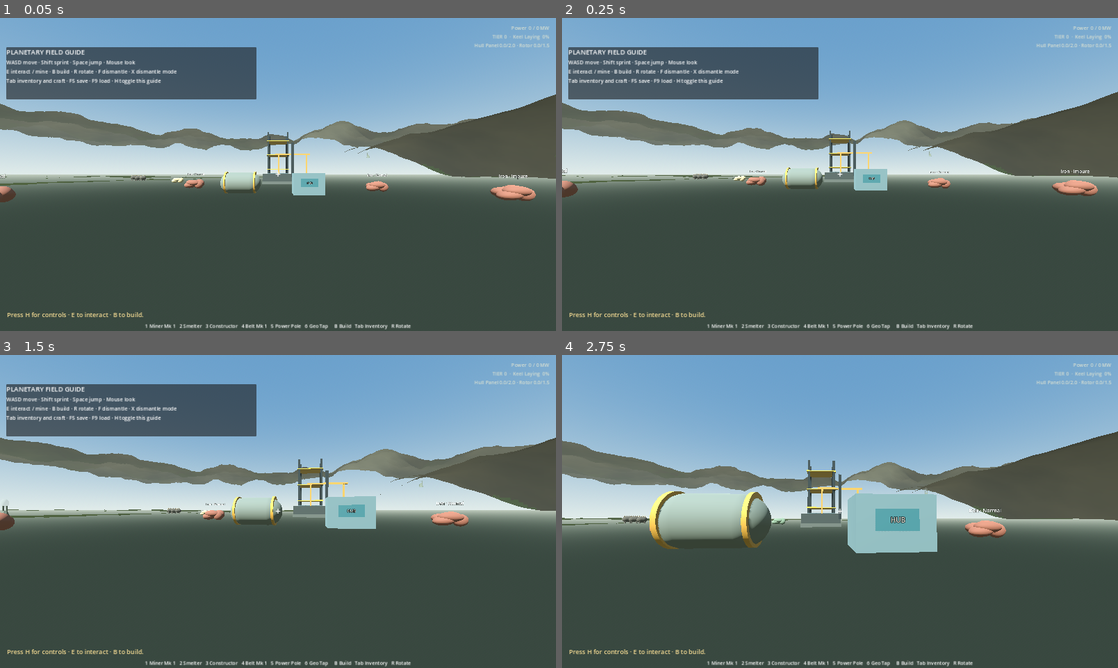
Above: before the commit, frames 1-4 (two rows, left to right).
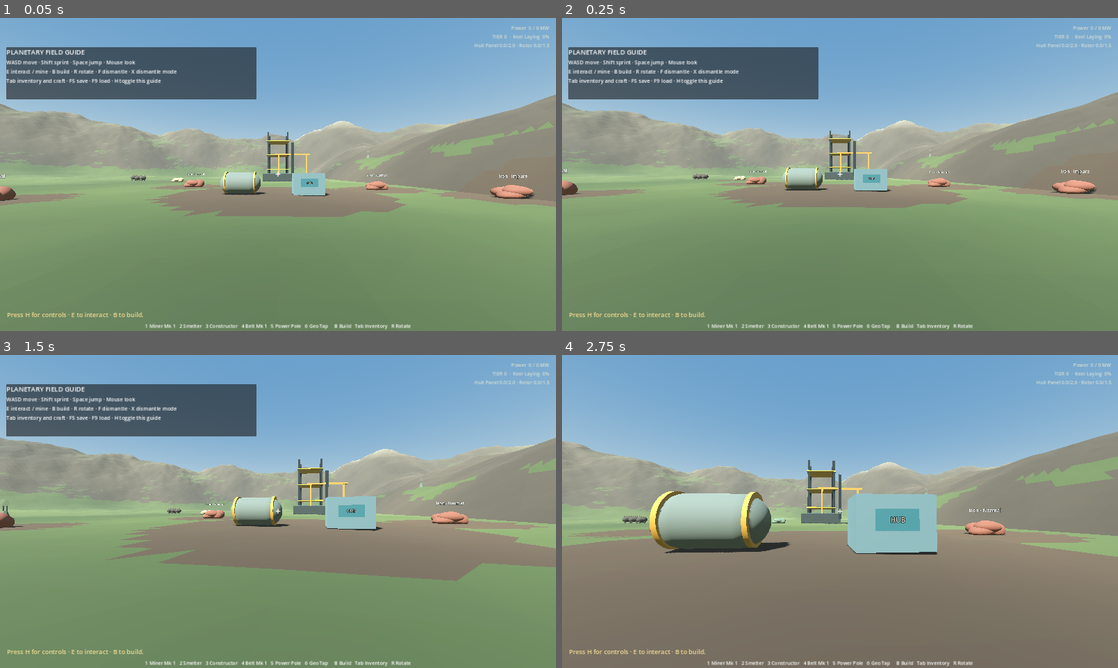
Above: after the commit, the same moments.

Repository: LoaiMaher/factory
Game: Godot game, scene res://scenes/main.tscn
Same seed, same stepped clock (60 frames per second), same inputs: the game is played once before the commit and once after it.
Inputs (mouse positions are in pixels of both pictures, inside the frame that each line leads up to):
- Up to frame 1 (0.05 s): no input
- Up to frame 2 (0.25 s): no input
- Up to frame 3 (1.5 s): tap H at 0.5, 1.25 s; move the mouse to (305, 511) at 0.52 s; hold W (move_forward) from 0.53 s (still down); tap E (interact) at 0.6 s; click (305, 511) at 0.67 s; tap Space (jump) at 0.77 s; move the mouse to (250, 511) at 1.27 s; tap Shift (sprint) at 1.35 s
- Up to frame 4 (2.75 s): keep holding W (move_forward); tap Space (jump) at 1.52 s; tap H at 2 s; move the mouse to (851, 505) at 2.02 s; hold F from 2.03 s (still down)

The runs differ from the first frame. In frame 1, 64% of the frame differs, in the area x 0-100%, y 24-100%; in frame 2, 64%; in frame 3, 64%, in the area x 0-100%, y 26-100%; in frame 4, 57%.

Commit message:
Fix terrain ground triangle winding
Co-Authored-By: Devin AI <158243242+devin-ai-integration[bot]@users.noreply.github.com>

Diff:
--- a/scripts/world/terrain.gd
+++ b/scripts/world/terrain.gd
@@ -100,10 +100,11 @@
 				var p10: Vector3 = Vector3(x0 + step, height_samples[z_index * map_width + x_index + 1], z0)
 				var p01: Vector3 = Vector3(x0, height_samples[(z_index + 1) * map_width + x_index], z0 + step)
 				var p11: Vector3 = Vector3(x0 + step, height_samples[(z_index + 1) * map_width + x_index + 1], z0 + step)
-				_add_terrain_triangle(surface, p00, p01, p10)
-				_add_terrain_triangle(surface, p10, p01, p11)
-		surface.generate_normals()
+				_add_terrain_triangle(surface, p00, p10, p01)
+				_add_terrain_triangle(surface, p10, p11, p01)
 		var mesh: ArrayMesh = surface.commit()
+		var ground_normals: PackedVector3Array = mesh.surface_get_arrays(0)[Mesh.ARRAY_NORMAL]
+		assert(not ground_normals.is_empty() and ground_normals[0].y > 0.0)
 		var material: StandardMaterial3D = StandardMaterial3D.new()
 		material.vertex_color_use_as_albedo = true
 		material.roughness = 0.92
@@ -167,7 +168,10 @@
 
 func _add_terrain_triangle(surface: SurfaceTool, a: Vector3, b: Vector3, c: Vector3) -> void:
 	var center: Vector3 = (a + b + c) / 3.0
-	var slope: float = (b - a).cross(c - a).normalized().y
+	var normal: Vector3 = (b - a).cross(c - a).normalized()
+	if normal.y < 0.0:
+		normal = -normal
+	var slope: float = normal.y
 	var variation: float = noise.get_noise_2d(center.x + 320.0, center.z - 180.0) * 0.5 + 0.5
 	var grass_color: Color = Color("607847").lerp(Color("92a462"), variation)
 	var rock_color: Color = Color("625a4b").lerp(Color("93846d"), variation)
@@ -188,7 +192,8 @@
 	for point: Vector3 in [a, b, c]:
 		var vertex_variation: float = noise.get_noise_2d(point.x + 320.0, point.z - 180.0)
 		var height_tint: float = clampf((point.y - 28.0) / 80.0, 0.0, 1.0) * 0.1
-		surface.set_color(color * (0.96 + vertex_variation * 0.08 + height_tint))
+		surface.set_normal(normal)
+		surface.set_color(color * 0.62 * (0.96 + vertex_variation * 0.08 + height_tint))
 		surface.add_vertex(point)
 
 func _build_nodes() -> void:
